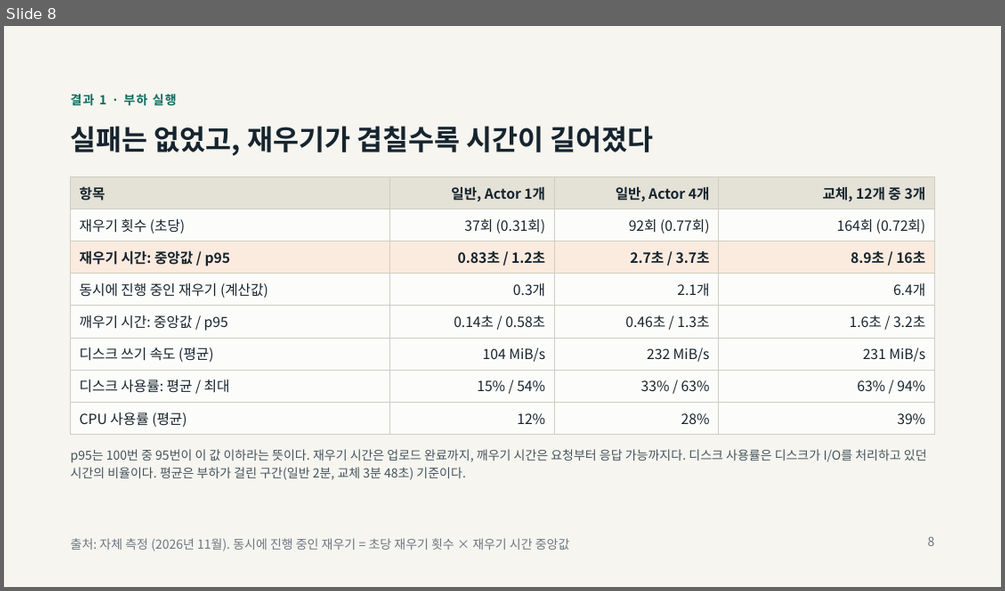
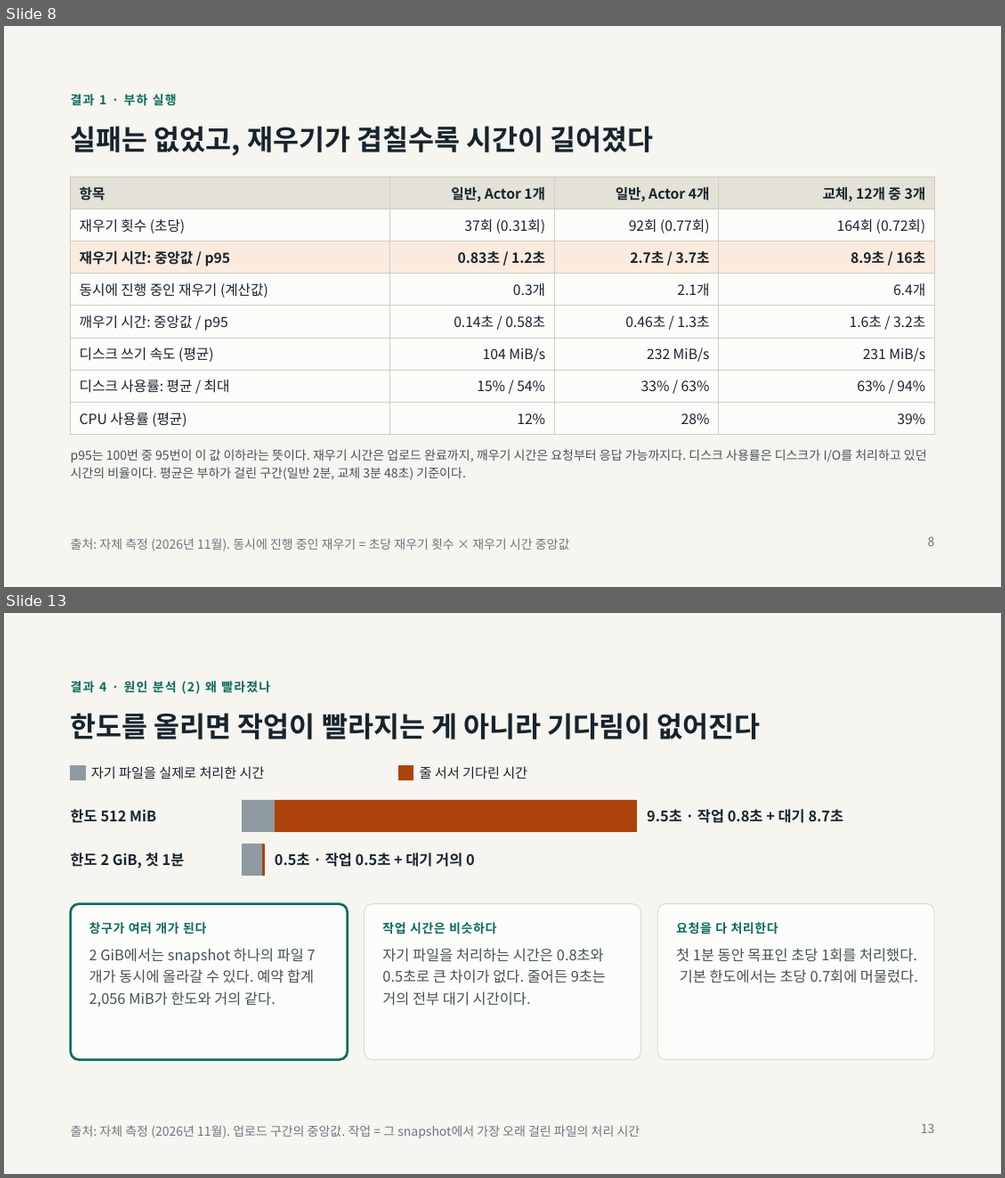
Before and after one commit to taejin-oh/agent-suspend-bench, a slide deck: docs/presentation/agent-substrate-suspend-bench.pptx. Shown one above the other, each under a label of ours: slide 8 before the commit, slides 8 and 13 after it; the slides between them are not shown. The pictures are 1005x591 and 1005x1178 pixels, drawn with LibreOffice and Linux fonts; fonts in the diff are those of the drawing. Boxes give left, top, right and bottom in pixels: in the first picture for what was removed or moved away, otherwise in the second. Text is boxed around its words. In the diff, an @@ line names an element or a change of style, - is before the commit and + after.

```diff
--- a/docs/presentation/agent-substrate-suspend-bench.pptx
+++ b/docs/presentation/agent-substrate-suspend-bench.pptx
@@ slide 13 added at (4,613,1001,1174), background #F6F5F0 @@
@@ text added at (71,681,270,694), 12 pt, text #0C6B5D, bold @@
+결과 4 · 원인 분석 (2) 왜 빨라졌나
@@ title added at (71,713,760,739), 27 pt, text #16242E, bold @@
+한도를 올리면 작업이 빨라지는 게 아니라 기다림이 없어진다
@@ rectangle added at (71,765,85,779), fill #8E9BA2, outline #8E9BA2 0.5 pt @@
@@ text added at (91,766,265,779), 13 pt, text #16242E @@
+자기 파일을 실제로 처리한 시간
@@ rectangle added at (399,765,413,779), fill #AD430C, outline #AD430C 0.5 pt @@
@@ text added at (420,766,527,779), 13 pt, text #16242E @@
+줄 서서 기다린 시간
@@ text added at (71,809,156,823), 14 pt, text #16242E, bold @@
+한도 512 MiB
@@ rectangle added at (242,800,275,831), fill #8E9BA2, outline #8E9BA2 0.25 pt @@
@@ rectangle added at (275,800,636,831), fill #AD430C, outline #AD430C 0.25 pt @@
@@ text added at (647,809,844,823), 14 pt, text #16242E, bold @@
+9.5초 · 작업 0.8초 + 대기 8.7초
@@ text added at (71,852,185,868), 14 pt, text #16242E, bold @@
+한도 2 GiB, 첫 1분
@@ rectangle added at (242,844,263,875), fill #8E9BA2, outline #8E9BA2 0.25 pt @@
@@ rectangle added at (263,844,264,875), fill #AD430C, outline #AD430C 0.25 pt @@
@@ text added at (275,852,475,867), 14 pt, text #16242E, bold @@
+0.5초 · 작업 0.5초 + 대기 거의 0
@@ rounded rectangle added at (71,904,348,1060), fill #FCFCFA, outline #0C6B5D 2.25 pt @@
@@ rounded rectangle added at (364,904,640,1060), fill #FCFCFA, outline #DAD7CC 0.75 pt @@
@@ rounded rectangle added at (657,904,934,1060), fill #FCFCFA, outline #DAD7CC 0.75 pt @@
@@ text added at (89,922,314,1006), 14 pt, text #44535C @@
+창구가 여러 개가 된다
+2 GiB에서는 snapshot 하나의 파일 7개가 동시에 올라갈 수 있다. 예약 합계 2,056 MiB가 한도와 거의 같다.
@@ text added at (382,922,606,1005), 14 pt, text #44535C @@
+작업 시간은 비슷하다
+자기 파일을 처리하는 시간은 0.8초와 0.5초로 큰 차이가 없다. 줄어든 9초는 거의 전부 대기 시간이다.
@@ text added at (676,922,918,983), 14 pt, text #44535C @@
+요청을 다 처리한다
+첫 1분 동안 목표인 초당 1회를 처리했다. 기본 한도에서는 초당 0.7회에 머물렀다.
@@ text added at (71,1125,640,1138), 12 pt, text #6B7780 @@
+출처: 자체 측정 (2026년 11월). 업로드 구간의 중앙값. 작업 = 그 snapshot에서 가장 오래 걸린 파일의 처리 시간
@@ page number added at (921,1123,935,1133), 12 pt, text #6B7780 @@
+13
```
Also in this commit, not shown: 2 slides changed, 1 other slide added, 1 slide removed, 8 other files.
